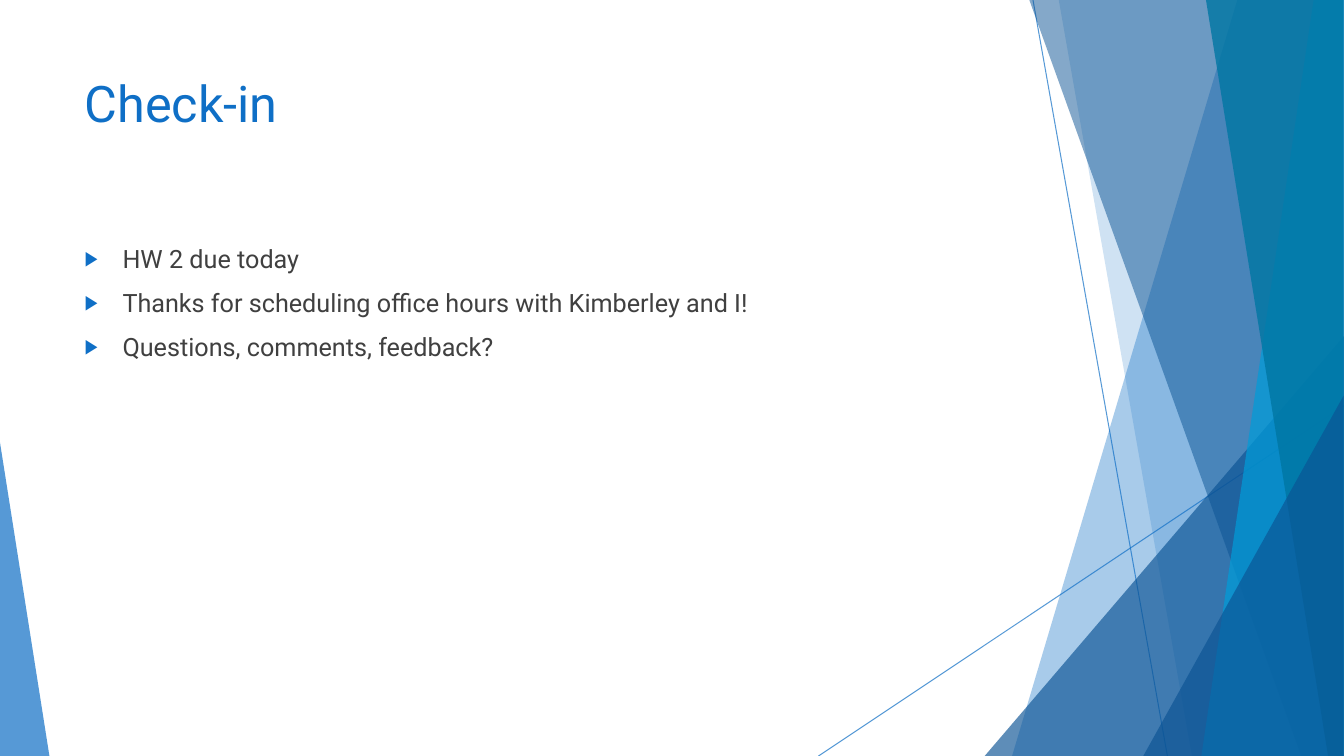
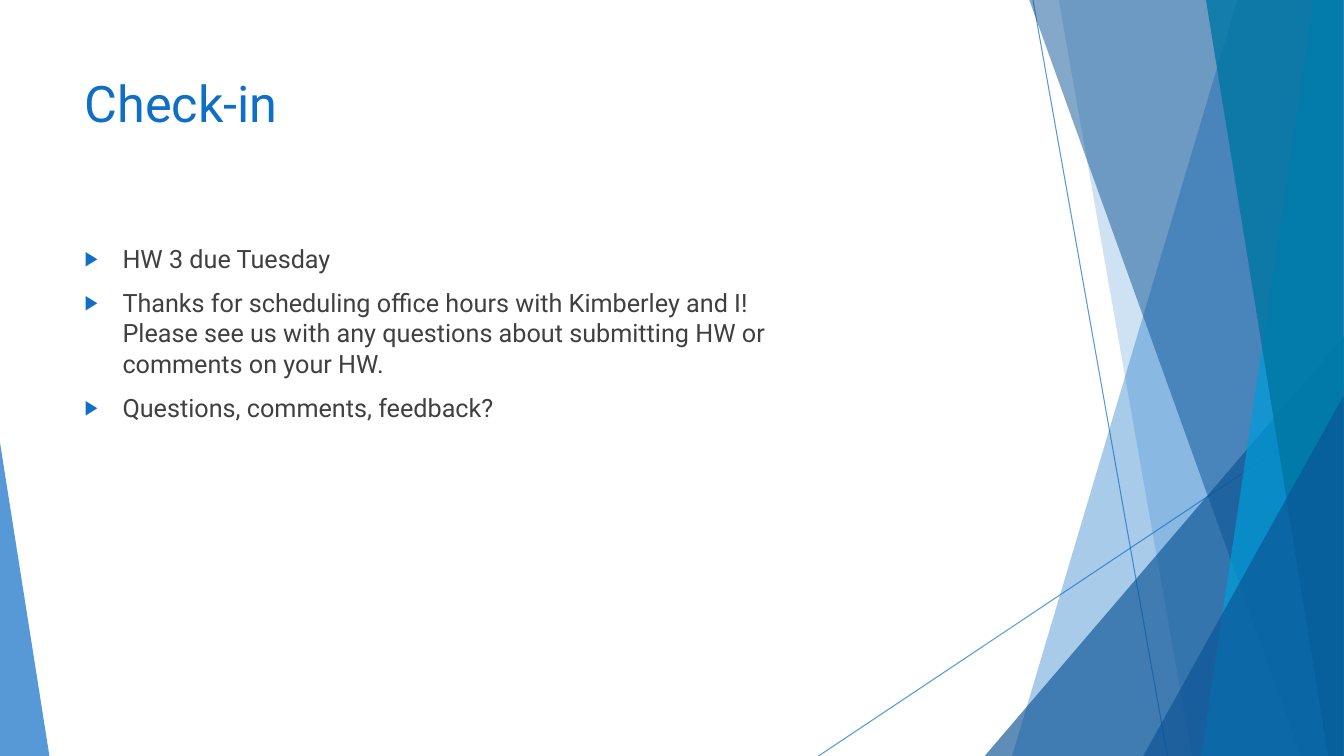
Before and after one commit to jessmhoehner/IBS574Spring2020, a slide deck: slide 2 of class notes/Introduction to Bioconductor I.pptx. Drawn at 1344x756 pixels with LibreOffice and Linux fonts; fonts in the diff are those of the drawing. Boxes give left, top, right and bottom in pixels: in the first picture for what was removed or moved away, otherwise in the second. Text is boxed around its words. In the diff, an @@ line names an element or a change of style, - is before the commit and + after.

Commit message:
updated slides

```diff
--- a/class notes/Introduction to Bioconductor I.pptx
+++ b/class notes/Introduction to Bioconductor I.pptx
@@ text at box(123, 249, 765, 379): text changed @@
-▶ HW 2 due today
-▶ Thanks for scheduling office hours with Kimberley and I!
+▶ HW 3 due Tuesday
+▶ Thanks for scheduling office hours with Kimberley and I! Please see us with any questions about submitting HW or comments on your HW.
```
Also in this commit, not shown: 1 slide added.
